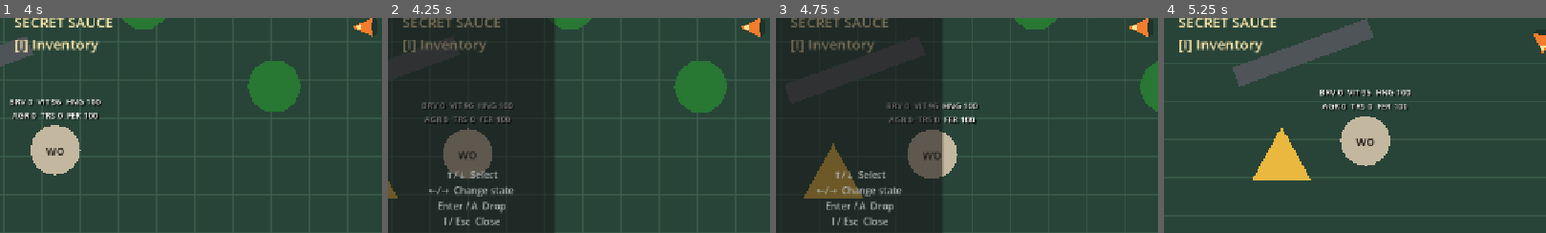
Above: before the commit, frames 1-4 (left to right).
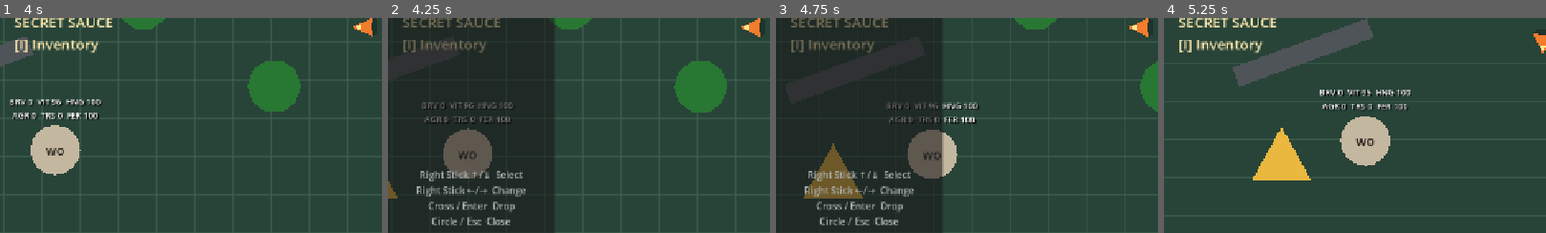
Above: after the commit, the same moments.

Repository: armikhalev/secret-sauce-godot
Game: Godot game, scene res://scenes/game.tscn
Two runs of this game, one before a commit and one after it. Both use one fixed random seed, a clock stepped at 60 frames per second and the inputs below.
Inputs:
- Up to frame 1 (4 s): tap Enter (ui_accept) at 0.5, 1.35, 1.52, 1.82, 2.85, 3.02, 3.32 s; hold D (move_right) 0.53-1.28 s; hold Enter (ui_accept) 0.53-1.28 s; hold S (move_down) 1.28-2.03 s; hold D (move_right) 2.03-2.78 s; hold Enter (ui_accept) 2.03-2.78 s; hold W (move_up) 2.78-3.53 s; hold A (move_left) from 3.53 s (still down); hold Enter (ui_accept) from 3.53 s (still down)
- Up to frame 2 (4.25 s): keep holding A (move_left); keep holding Enter (ui_accept); tap I (toggle_inventory) at 4.15 s
- Up to frame 3 (4.75 s): keep holding A (move_left); release Enter (ui_accept) at 4.28 s; tap Enter (ui_accept) at 4.35, 4.52 s
- Up to frame 4 (5.25 s): tap Enter (ui_accept) at 4.82 s; tap Escape (ui_cancel) at 4.9 s; release A (move_left) at 5.03 s; hold S (move_down) from 5.03 s (still down); hold Enter (ui_accept) from 5.03 s (still down)
The pictures show only the part of the screen within x 0-50%, y 48-98%; the shares and areas given below are measured in that part.

Frame 1 is identical in both runs. In frame 2, 2.2% of the frame differs, in the area x 7-36%, y 71-97%; in frame 3, 2.2%; in frame 4, nothing differs.

Commit message:
change buttons for ps5 controller

Diff:
--- a/project.godot
+++ b/project.godot
@@ -27,28 +27,24 @@
 move_left={
 "deadzone": 0.5,
 "events": [Object(InputEventKey,"resource_local_to_scene":false,"resource_name":"","device":0,"window_id":0,"alt_presse …(189 unchanged characters)…
-, Object(InputEventJoypadMotion,"resource_local_to_scene":false,"resource_name":"","device":0,"axis":0,"axis_value":-1.0,"script":null)
 , Object(InputEventJoypadMotion,"resource_local_to_scene":false,"resource_name":"","device":-1,"axis":0,"axis_value":-1.0,"script":null)
 ]
 }
 move_right={
 "deadzone": 0.5,
 "events": [Object(InputEventKey,"resource_local_to_scene":false,"resource_name":"","device":0,"window_id":0,"alt_presse …(189 unchanged characters)…
-, Object(InputEventJoypadMotion,"resource_local_to_scene":false,"resource_name":"","device":0,"axis":0,"axis_value":1.0,"script":null)
 , Object(InputEventJoypadMotion,"resource_local_to_scene":false,"resource_name":"","device":-1,"axis":0,"axis_value":1.0,"script":null)
 ]
 }
 move_up={
 "deadzone": 0.5,
 "events": [Object(InputEventKey,"resource_local_to_scene":false,"resource_name":"","device":0,"window_id":0,"alt_presse …(189 unchanged characters)…
-, Object(InputEventJoypadMotion,"resource_local_to_scene":false,"resource_name":"","device":0,"axis":1,"axis_value":-1.0,"script":null)
 , Object(InputEventJoypadMotion,"resource_local_to_scene":false,"resource_name":"","device":-1,"axis":1,"axis_value":-1.0,"script":null)
 ]
 }
 move_down={
 "deadzone": 0.5,
 "events": [Object(InputEventKey,"resource_local_to_scene":false,"resource_name":"","device":0,"window_id":0,"alt_presse …(189 unchanged characters)…
-, Object(InputEventJoypadMotion,"resource_local_to_scene":false,"resource_name":"","device":0,"axis":1,"axis_value":1.0,"script":null)
 , Object(InputEventJoypadMotion,"resource_local_to_scene":false,"resource_name":"","device":-1,"axis":1,"axis_value":1.0,"script":null)
 ]
 }
@@ -56,6 +52,43 @@
 "deadzone": 0.5,
 "events": [Object(InputEventKey,"resource_local_to_scene":false,"resource_name":"","device":0,"window_id":0,"alt_presse …(189 unchanged characters)…
 , Object(InputEventJoypadButton,"resource_local_to_scene":false,"resource_name":"","device":-1,"button_index":3,"pressure":0.0,"pressed":true,"script":null)
+]
+}
+menu_up={
+"deadzone": 0.65,
+"events": [Object(InputEventKey,"resource_local_to_scene":false,"resource_name":"","device":0,"window_id":0,"alt_pressed":false,"shift_pressed":false,"ctrl_pressed":false,"meta_pressed":false,"pressed":false,"keycode":0,"physical_keycode":4194320,"key_label":0,"unicode":0,"location":0,"echo":false,"script":null)
+, Object(InputEventJoypadMotion,"resource_local_to_scene":false,"resource_name":"","device":0,"axis":3,"axis_value":-1.0,"script":null)
+]
+}
+menu_down={
+"deadzone": 0.65,
+"events": [Object(InputEventKey,"resource_local_to_scene":false,"resource_name":"","device":0,"window_id":0,"alt_pressed":false,"shift_pressed":false,"ctrl_pressed":false,"meta_pressed":false,"pressed":false,"keycode":0,"physical_keycode":4194322,"key_label":0,"unicode":0,"location":0,"echo":false,"script":null)
+, Object(InputEventJoypadMotion,"resource_local_to_scene":false,"resource_name":"","device":0,"axis":3,"axis_value":1.0,"script":null)
+]
+}
+menu_left={
+"deadzone": 0.65,
+"events": [Object(InputEventKey,"resource_local_to_scene":false,"resource_name":"","device":0,"window_id":0,"alt_pressed":false,"shift_pressed":false,"ctrl_pressed":false,"meta_pressed":false,"pressed":false,"keycode":0,"physical_keycode":4194311,"key_label":0,"unicode":0,"location":0,"echo":false,"script":null)
+, Object(InputEventJoypadMotion,"resource_local_to_scene":false,"resource_name":"","device":0,"axis":2,"axis_value":-1.0,"script":null)
+]
+}
+menu_right={
+"deadzone": 0.65,
+"events": [Object(InputEventKey,"resource_local_to_scene":false,"resource_name":"","device":0,"window_id":0,"alt_pressed":false,"shift_pressed":false,"ctrl_pressed":false,"meta_pressed":false,"pressed":false,"keycode":0,"physical_keycode":4194313,"key_label":0,"unicode":0,"location":0,"echo":false,"script":null)
+, Object(InputEventJoypadMotion,"resource_local_to_scene":false,"resource_name":"","device":0,"axis":2,"axis_value":1.0,"script":null)
+]
+}
+menu_accept={
+"deadzone": 0.5,
+"events": [Object(InputEventKey,"resource_local_to_scene":false,"resource_name":"","device":0,"window_id":0,"alt_pressed":false,"shift_pressed":false,"ctrl_pressed":false,"meta_pressed":false,"pressed":false,"keycode":0,"physical_keycode":4194309,"key_label":0,"unicode":0,"location":0,"echo":false,"script":null)
+, Object(InputEventKey,"resource_local_to_scene":false,"resource_name":"","device":0,"window_id":0,"alt_pressed":false,"shift_pressed":false,"ctrl_pressed":false,"meta_pressed":false,"pressed":false,"keycode":0,"physical_keycode":32,"key_label":0,"unicode":0,"location":0,"echo":false,"script":null)
+, Object(InputEventJoypadButton,"resource_local_to_scene":false,"resource_name":"","device":0,"button_index":0,"pressure":0.0,"pressed":false,"script":null)
+]
+}
+menu_cancel={
+"deadzone": 0.5,
+"events": [Object(InputEventKey,"resource_local_to_scene":false,"resource_name":"","device":0,"window_id":0,"alt_pressed":false,"shift_pressed":false,"ctrl_pressed":false,"meta_pressed":false,"pressed":false,"keycode":0,"physical_keycode":4194305,"key_label":0,"unicode":0,"location":0,"echo":false,"script":null)
+, Object(InputEventJoypadButton,"resource_local_to_scene":false,"resource_name":"","device":0,"button_index":1,"pressure":0.0,"pressed":false,"script":null)
 ]
 }
 
--- a/scenes/inventory_menu.tscn
+++ b/scenes/inventory_menu.tscn
@@ -66,7 +66,7 @@
 [node name="Controls" type="Label" parent="LeftPanel/Margin/Content"]
 layout_mode = 2
 theme_override_colors/font_color = Color(0.68, 0.7, 0.7, 1)
-text = "↑/↓  Select\n←/→  Change state\nEnter / A  Drop\nI / Esc  Close"
+text = "Right Stick ↑/↓  Select\nRight Stick ←/→  Change\nCross / Enter  Drop\nCircle / Esc  Close"
 horizontal_alignment = 1
 
 [node name="RightPanel" type="PanelContainer" parent="."]
--- a/scripts/inventory_menu.gd
+++ b/scripts/inventory_menu.gd
@@ -23,22 +23,22 @@
 	if event.is_action_pressed("toggle_inventory"):
 		set_menu_open(not visible)
 		get_viewport().set_input_as_handled()
-	elif visible and event.is_action_pressed("ui_cancel"):
+	elif visible and event.is_action_pressed("menu_cancel"):
 		set_menu_open(false)
 		get_viewport().set_input_as_handled()
-	elif visible and event.is_action_pressed("ui_down"):
+	elif visible and event.is_action_pressed("menu_down"):
 		_select_item(selected_item_index + 1)
 		get_viewport().set_input_as_handled()
-	elif visible and event.is_action_pressed("ui_up"):
+	elif visible and event.is_action_pressed("menu_up"):
 		_select_item(selected_item_index - 1)
 		get_viewport().set_input_as_handled()
-	elif visible and event.is_action_pressed("ui_right"):
+	elif visible and event.is_action_pressed("menu_right"):
 		_change_selected_state(1)
 		get_viewport().set_input_as_handled()
-	elif visible and event.is_action_pressed("ui_left"):
+	elif visible and event.is_action_pressed("menu_left"):
 		_change_selected_state(-1)
 		get_viewport().set_input_as_handled()
-	elif visible and event.is_action_pressed("ui_accept"):
+	elif visible and event.is_action_pressed("menu_accept"):
 		_drop_selected_item()
 		get_viewport().set_input_as_handled()
 
--- /dev/null
+++ b/tests/controller_input_test.gd
@@ -0,0 +1,34 @@
+extends SceneTree
+
+
+func _initialize() -> void:
+	var expected_menu_axes := {
+		"menu_up": 3,
+		"menu_down": 3,
+		"menu_left": 2,
+		"menu_right": 2,
+	}
+
+	for action: String in expected_menu_axes:
+		var found_right_stick_axis := false
+		for event in InputMap.action_get_events(action):
+			if event is InputEventJoypadButton:
+				push_error("Menu action '%s' still uses the D-pad." % action)
+				quit(1)
+				return
+			if event is InputEventJoypadMotion and event.axis == expected_menu_axes[action]:
+				found_right_stick_axis = true
+		if not found_right_stick_axis:
+			push_error("Menu action '%s' is missing its right-stick axis." % action)
+			quit(1)
+			return
+
+	for action in ["move_left", "move_right", "move_up", "move_down"]:
+		for event in InputMap.action_get_events(action):
+			if event is InputEventJoypadMotion and event.axis > 1:
+				push_error("Movement action '%s' incorrectly uses the right stick." % action)
+				quit(1)
+				return
+
+	print("Left-stick movement and right-stick menu controls are isolated.")
+	quit()
Not shown, added: tests/controller_input_test.gd.uid
